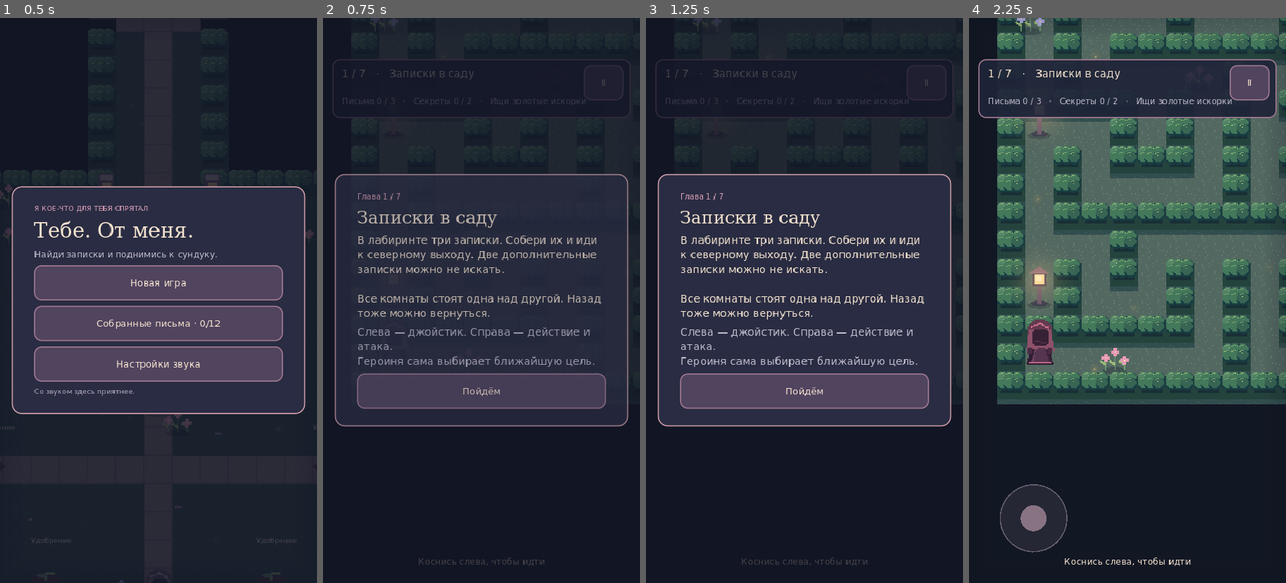
Above: before the commit, frames 1-4 (left to right).
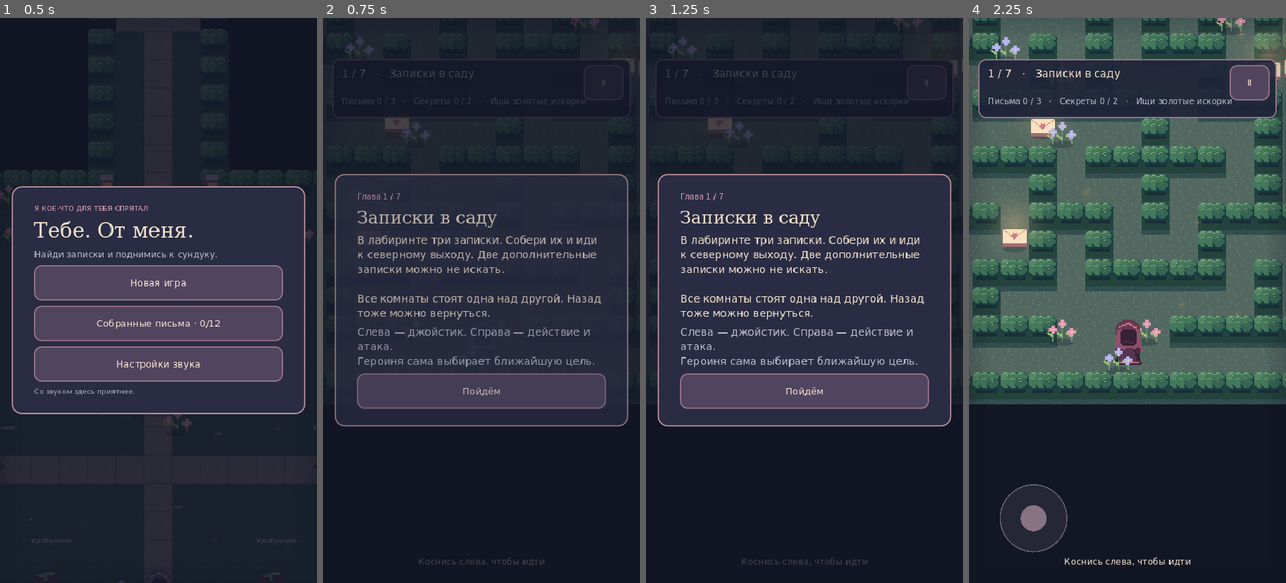
Above: after the commit, the same moments.

Repository: NQUAREx/dina-lovely
Game: Godot game, scene res://main.tscn
Two runs of this game, one before a commit and one after it. Both use one fixed random seed, a clock stepped at 60 frames per second and the inputs below.
Inputs:
- Up to frame 1 (0.5 s): no input
- Up to frame 2 (0.75 s): click "Новая игра" at 0.5 s
- Up to frame 3 (1.25 s): no input
- Up to frame 4 (2.25 s): click "Ⅱ" at 1.25 s; click "Пойдём" at 2 s

Frame 1 is identical in both runs. In frame 2, 0.5% of the frame differs, in the area x 1-100%, y 0-64%; in frame 3, 0.5%; in frame 4, 29%, in the area x 0-100%, y 0-69%.

Commit message:
Handle joystick drags before mobile GUI and center maze starting alcove

Diff:
--- a/scripts/game.gd
+++ b/scripts/game.gd
@@ -521,7 +521,10 @@
 		put_object("note",Vector2i(29,1),"secret_moon")
 		put_object("note",Vector2i(17,21),"secret_bench")
 		put_object("arch",Vector2i(29,21),"exit")
-		player = Vector2(1.5,1.5)*TILE
+		# A sheltered central starting alcove, connected to the first maze row.
+		for y in range(1,4):
+			for x in range(14,17): set_cell(x,y,".")
+		player = Vector2(15.5,1.5)*TILE
 	else:
 		for y in range(19):
 			grid.append("#".repeat(27) if y==0 or y==18 else "#"+".".repeat(25)+"#")
@@ -689,6 +692,18 @@
 	return null
 
 func _input(event: InputEvent) -> void:
+	# Handle the active finger before GUI Controls consume iOS drag events.
+	if playing and not paused and not transition and not rotate_overlay.visible:
+		if event is InputEventScreenDrag and event.index==joy_id:
+			joy_vector = ((event.position-joy_origin)/52.0).limit_length()
+			get_viewport().set_input_as_handled()
+			return
+		if event is InputEventScreenTouch and event.pressed and joy_id<0 and event.position.x<get_viewport_rect().size.x*0.48 and touch_button_at(root,event.position)==null:
+			joy_id = event.index
+			joy_origin = event.position
+			joy_vector = Vector2.ZERO
+			get_viewport().set_input_as_handled()
+			return
 	if event is InputEventScreenDrag and touch_scrolls.has(event.index):
 		var sc = touch_scrolls[event.index].get_ref()
 		if is_instance_valid(sc): sc.scroll_vertical -= int(event.relative.y)
Not shown, changed: docs/index.pck
